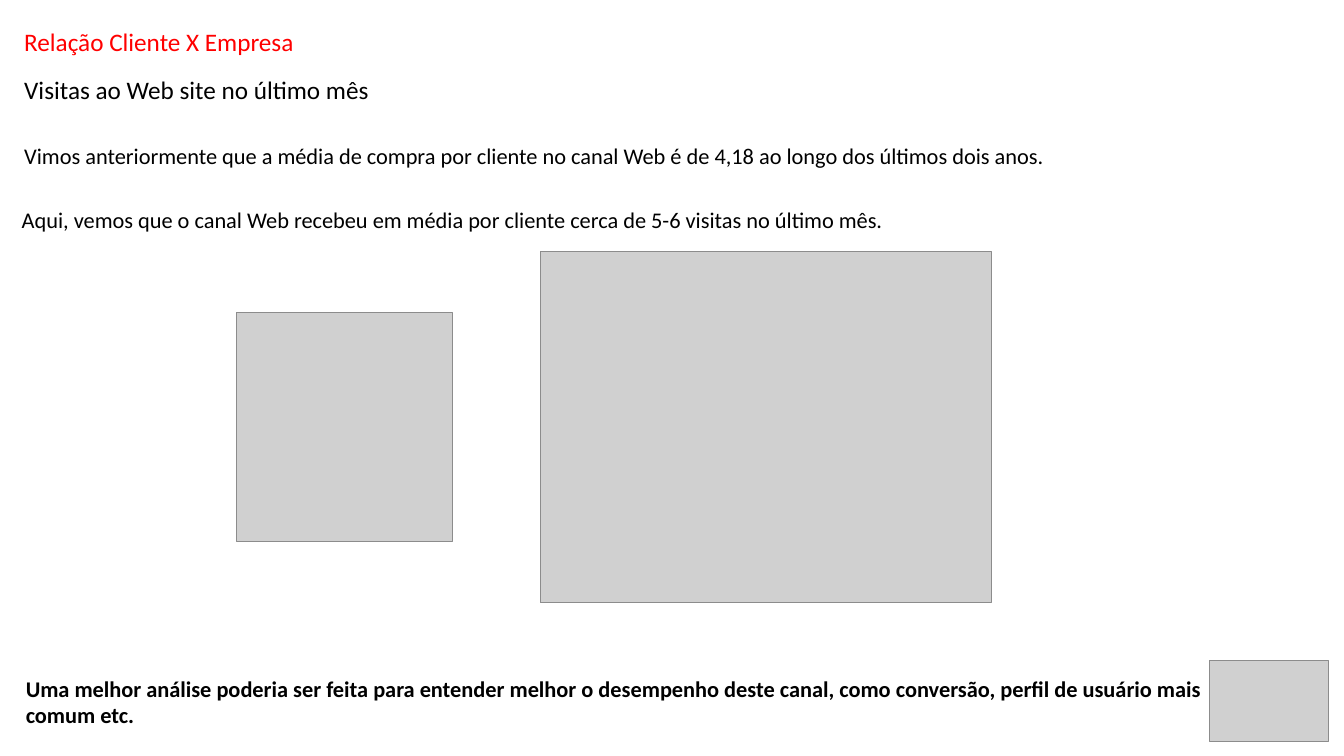
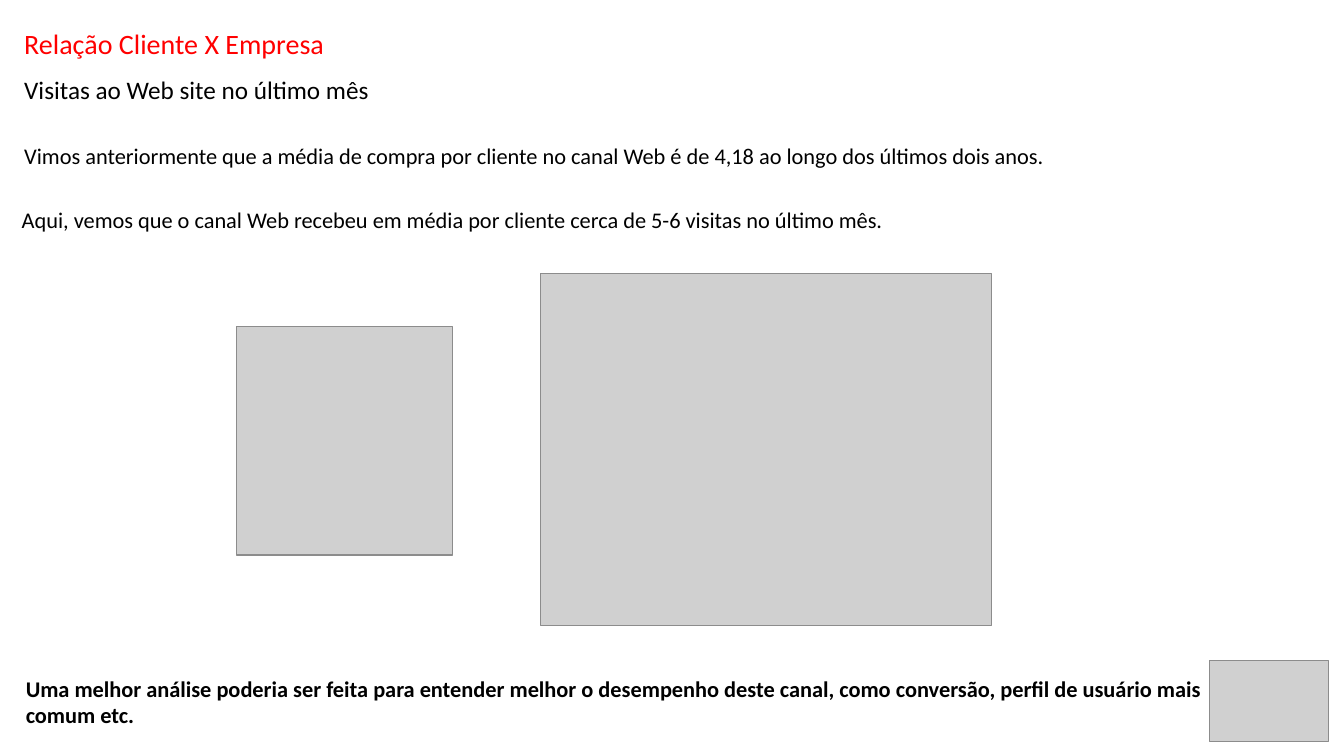
Before and after one commit to Danielgmelo/ifood, a slide deck: slide 12 of my_project/iFood CRM Data Analyst Case.pptx. Drawn at 1344x756 pixels with LibreOffice and Linux fonts; fonts in the diff are those of the drawing; grey boxes stand for pictures. Boxes give left, top, right and bottom in pixels: in the first picture for what was removed or moved away, otherwise in the second. Text is boxed around its words. In the diff, an @@ line names an element or a change of style, - is before the commit and + after.

```diff
--- a/my_project/iFood CRM Data Analyst Case.pptx
+++ b/my_project/iFood CRM Data Analyst Case.pptx
@@ text "Relação Cliente X Empresa" at (24, 34, 324, 59): size 18 to 20 pt @@
@@ picture: place and size @@
-picture at (540, 251, 992, 603)
+picture at (540, 274, 992, 626)
@@ picture: place and size @@
-picture at (237, 313, 453, 541)
+picture at (237, 327, 453, 556)
```
Also in this commit, not shown: 27 other slides changed, 1 other file.
